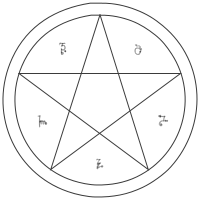
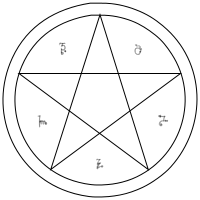
The second (200, 200) image is a revision of the first. Changes to its layers:
painted on "Star" over 17, 13, 182, 171
painted on "Circles" over 2, 2, 198, 198
added layer "Background" over 2, 2, 198, 198
